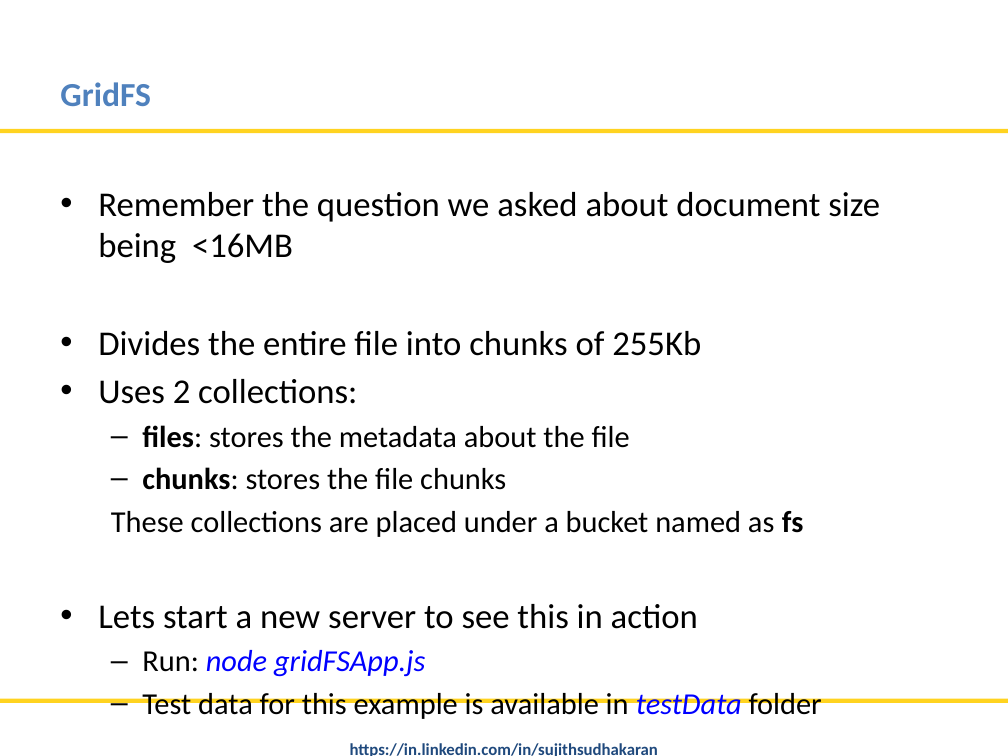
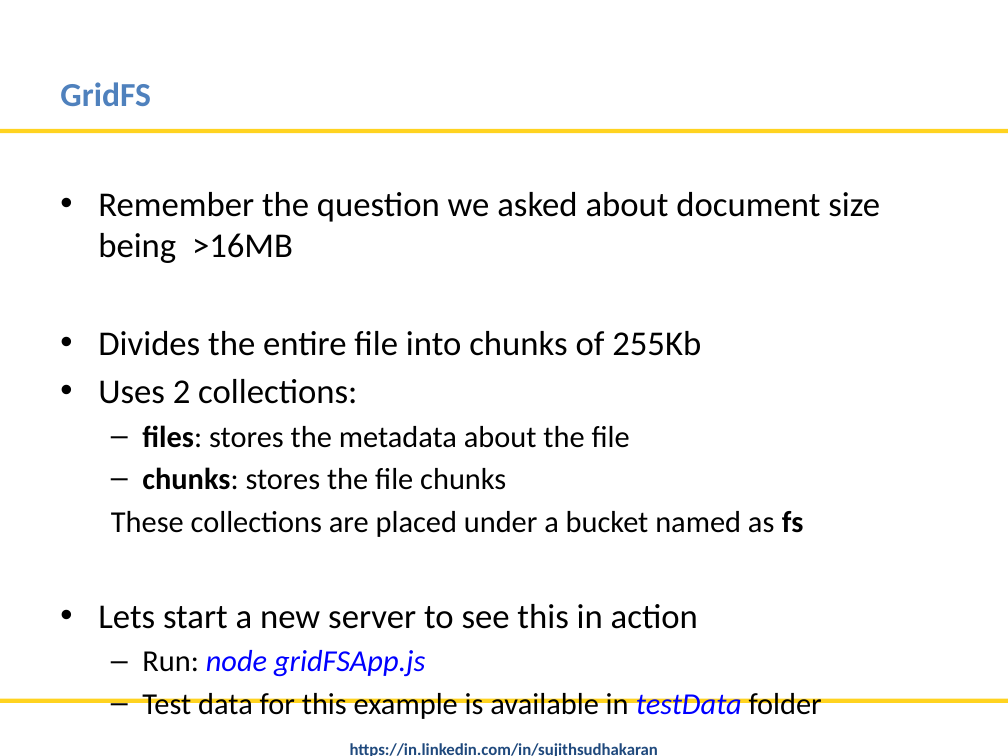
Before and after one commit to nitinmlvya/mongodb-tips-and-advfeatures, a slide deck: slide 10 of MongoDB Tips and Advance Features.pptx. Drawn at 1008x756 pixels with LibreOffice and Linux fonts; fonts in the diff are those of the drawing; background and template pictures are left out. Boxes give left, top, right and bottom in pixels: in the first picture for what was removed or moved away, otherwise in the second. Text is boxed around its words. In the diff, an @@ line names an element or a change of style, - is before the commit and + after.

```diff
--- a/MongoDB Tips and Advance Features.pptx
+++ b/MongoDB Tips and Advance Features.pptx
@@ text at [98, 192, 880, 263]: text changed @@
-• Remember the question we asked about document size being <16MB
+• Remember the question we asked about document size being >16MB
```
Also in this commit, not shown: 6 other slides changed, 1 other file.
